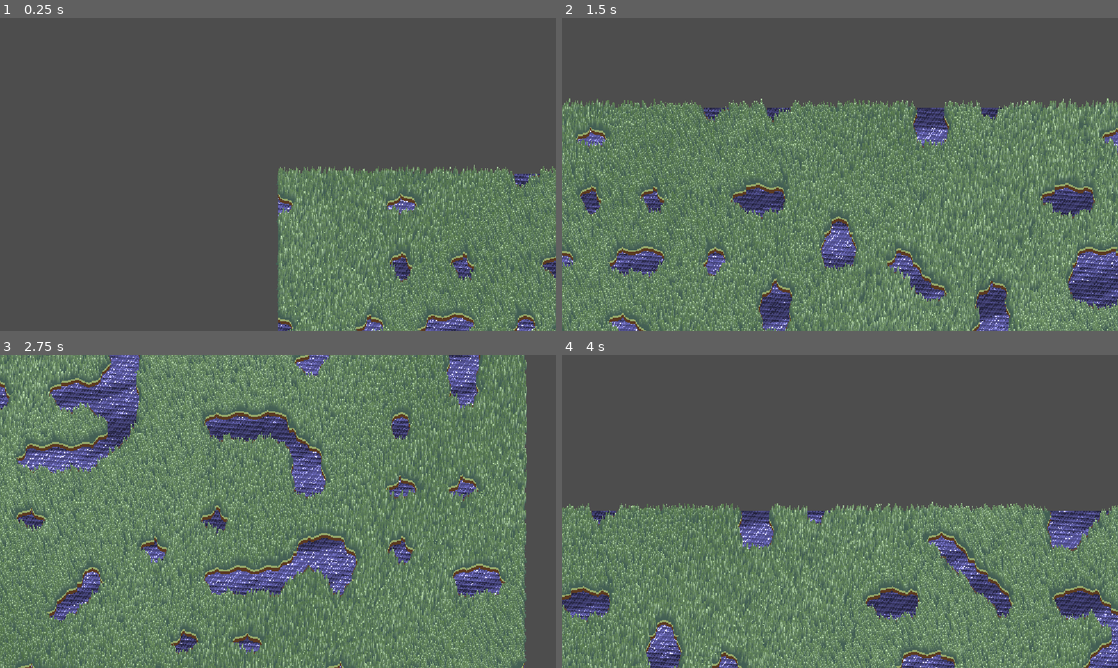
Above: before the commit, frames 1-4 (two rows, left to right).
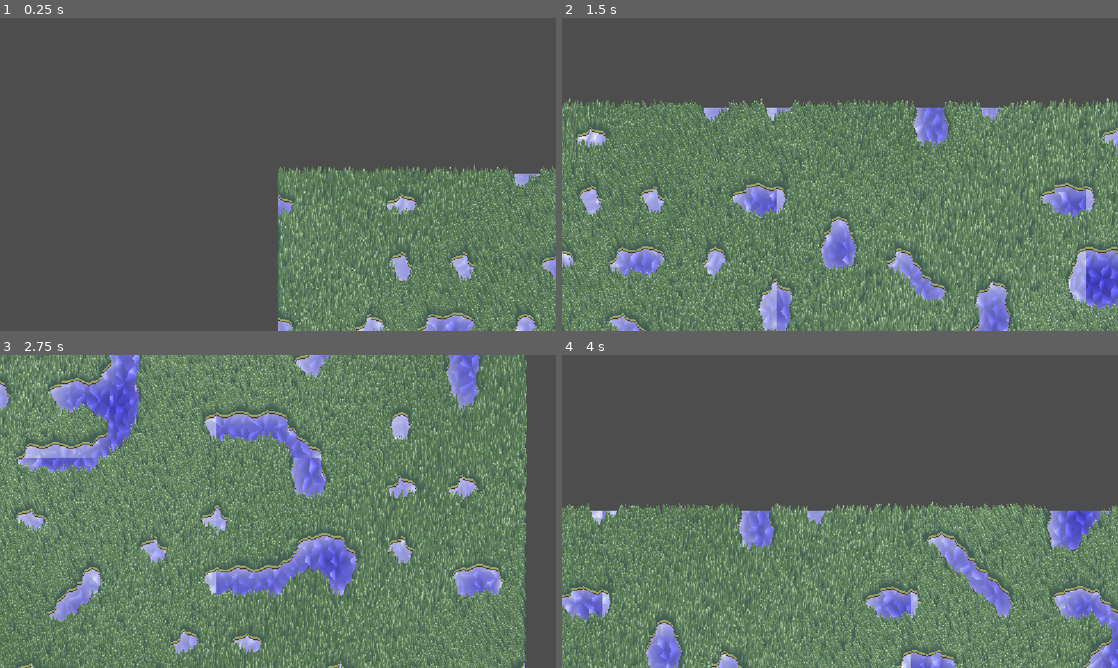
Above: after the commit, the same moments.

Repository: Glitch752/FarmAndFortune
Game: Godot game, scene res://scenes/Level.tscn
Same seed, same stepped clock (60 frames per second), same inputs: the game is played once before the commit and once after it.
Inputs:
- Up to frame 1 (0.25 s): no input
- Up to frame 2 (1.5 s): tap Enter at 0.5 s; hold D (move_right) 0.53-1.28 s; tap Alt at 0.6 s; hold S (move_down) from 1.28 s (still down); tap Shift at 1.35 s
- Up to frame 3 (2.75 s): release S (move_down) at 2.03 s; hold D (move_right) from 2.03 s (still down); tap Alt at 2.1 s
- Up to frame 4 (4 s): release D (move_right) at 2.78 s; hold W (move_up) 2.78-3.53 s; tap Shift at 2.85 s; hold A (move_left) from 3.53 s (still down); tap Alt at 3.6 s

The runs differ from the first frame. In frame 1, 1.4% of the frame differs, in the area x 50-100%, y 49-100%; in frame 2, 7.4%; in frame 3, 11%, in the area x 0-95%, y 0-100%; in frame 4, 6.0%.

Commit message:
Foam and a bunch of other visual improvements

Diff:
--- a/world/chunks/water/water.gdshader
+++ b/graphics/water.gdshader
@@ -4,6 +4,8 @@
 // // but here we don't rely on external textures.
 
 // uniform sampler3D worley_texture;
+
+// #include "res:///graphics/pixelate.gdshaderinc"
 
 // // NOTE: Per https://github.com/godotengine/godot/issues/81627,
 // // you must add a 1x1 texture to any polygon this is used on...
@@ -105,98 +107,117 @@
 // uniform vec3 WATER_LIGHT_COLOR: source_color = vec3(0.565, 0.803, 0.925);
 // uniform vec2 UV_OFFSET = vec2(0.0, 0.0);
 
-// const float WATER_COLOR_STEPS = 100.0;
+// const float WATER_COLOR_STEPS = 5.0;
 
 // vec3 makeWater(vec2 p) {
 //     float rz = dualfbm(p);
 
 // 	float intensity = min(1.5, 0.1 / rz);
-//     vec3 col = mix(
-//         WATER_BASE_COLOR, WATER_LIGHT_COLOR,
-//         floor(intensity * WATER_COLOR_STEPS) / WATER_COLOR_STEPS
-//     );
+//     // intensity = floor(intensity * WATER_COLOR_STEPS) / WATER_COLOR_STEPS;
+//     vec3 col = mix(WATER_BASE_COLOR, WATER_LIGHT_COLOR, intensity);
 //     return col;
 // }
 
 
 // void fragment() {
-//     COLOR = vec4(makeWater((UV + UV_OFFSET) * 15.0), 1.0);
-// }
-
-
-
-
-
+//     COLOR = vec4(makeWater((pixelate(UV + UV_OFFSET, 150.0)) * 15.0), 1.0);
+// }
 
 
 shader_type canvas_item;
 
 uniform vec3 WATER_BASE_COLOR: source_color = vec3(0.267, 0.545, 0.745);
 uniform vec2 UV_OFFSET = vec2(0.0, 0.0);
-
-// Fake 2D "sun" direction projected into 3D normal space
-// (normalized)
-uniform vec2 sun_dir_2d = vec2(0.6, -0.4);
-
-float get_wave_coord(vec2 uv, vec2 direction) {
-    return uv.x * direction.x + uv.y * direction.y;
+uniform sampler2D FOAM_TEXTURE: hint_default_black;
+
+float random(vec2 st) {
+    return fract(sin(dot(st, vec2(12.9898, 78.233))) * 43758.5453123);
 }
 
-vec3 sine_normal(vec2 uv, float frequency, float amplitude, float rotation, float time) {
-    vec2 direction = vec2(sin(rotation), cos(rotation));
-    float coord = get_wave_coord(uv, direction);
-
-    vec2 normal2 = frequency * amplitude * direction * cos(coord * frequency + time);
-    return vec3(normal2.x, 0.0, normal2.y);
+vec2 random2(vec2 p) {
+    return fract(
+        sin(vec2(
+            dot(p, vec2(127.1, 311.7)),
+            dot(p, vec2(269.5, 183.3))
+        )) * 43758.5453
+    );
 }
 
-vec3 steep_sine_normal(vec2 uv, float frequency, float amplitude, float rotation, float time) {
-    vec2 direction = vec2(sin(rotation), cos(rotation));
-    float coord = get_wave_coord(uv, direction);
-
-    float steepness = 2.0;
-    float h = pow((sin(coord * frequency + time) + 1.0) * 0.5,
-                  max(1.0, steepness - 1.0));
-
-    vec2 normal2 = direction * steepness * frequency * amplitude * h *
-                   cos(coord * frequency + time);
-
-    return vec3(normal2.x, 0.0, normal2.y);
+void fragment() {
+    vec2 st = (UV + UV_OFFSET - TIME * vec2(-0.005, -0.005)) * 25.0;
+
+    vec2 i_st = floor(st);
+    vec2 f_st = fract(st);
+
+    float m_dist = 8.0;
+    float m_angle = 0.0;
+    vec2 mb = vec2(0.0);
+    vec2 mr = vec2(0.0);
+
+    // First pass
+    for(int y = -1; y <= 1; y++) {
+        for(int x = -1; x <= 1; x++) {
+            vec2 neighbor = vec2(float(x), float(y));
+            vec2 point = random2(i_st + neighbor);
+
+            point = 0.5 + 0.5 * sin(0.5 * TIME + 6.2831 * point);
+
+            vec2 diff = neighbor + point - f_st;
+            float dist = dot(diff, diff);
+
+            if(dist < m_dist) {
+                m_dist = dist;
+                m_angle = atan(diff.y, diff.x);
+                mb = neighbor;
+                mr = diff;
+            }
+        }
+    }
+
+    // second pass
+    m_dist = 8.0;
+    vec2 nb = vec2(0.0);
+    vec2 nr = vec2(0.0);
+
+    for(int y = -2; y <= 2; y++) {
+        for(int x = -2; x <= 2; x++) {
+
+            vec2 neighbor = mb + vec2(float(x), float(y));
+            vec2 point = random2(i_st + neighbor);
+            point = 0.5 + 0.5 * sin(0.5 * TIME + 6.2831 * point);
+
+            vec2 diff = neighbor + point - f_st;
+            float dist = dot(0.5 * (mr + diff), normalize(diff - mr));
+
+            if (dist < m_dist) {
+                m_dist = dist;
+                nb = point;
+                nr = 0.5 * (diff - mr);
+            }
+        }
+    }
+
+    float n_dist = m_dist / 1.0;
+    float c_id = random(i_st + mb);
+
+    float th = 0.35 * 0.5 * (sin(TIME + 101.0 * c_id) + 1.0);
+
+    float height = step(th, n_dist) * (n_dist - th) * (length(nr) - th);
+    vec3 normal = normalize(vec3(n_dist * nr, 1.0));
+
+    vec3 light_dir = normalize(vec3(0.9, 0.0, 0.5));
+    float t1 = clamp(dot(light_dir, normal), 0.45, 1.0);
+    t1 *= t1;
+    t1 *= 5.;
+    t1 += 0.1;
+
+    // Foam calculation
+    float foam = texture(FOAM_TEXTURE, UV).r * (0.5 + height) * 1.5;
+
+    vec3 foam_color = vec3(0.95, 0.98, 1.0); // light foam color
+    vec3 water_color = t1 * WATER_BASE_COLOR;
+
+    vec3 final_color = mix(water_color, foam_color, foam);
+
+    COLOR = vec4(final_color, 1.0);
 }
-
-const int SUM_OF_SINES_ITERATIONS = 6;
-
-vec3 get_water_normal(vec2 uv) {
-    vec3 normal = vec3(0.0);
-    float frequency = 20.0;
-    float amplitude = 1.0;
-    float rotation = 0.0;
-    float time = TIME / 4.0;
-
-    for(int i = 0; i < SUM_OF_SINES_ITERATIONS; i++) {
-        normal += steep_sine_normal(uv, frequency, amplitude, rotation, time);
-
-        frequency *= 2.5;
-        amplitude /= 2.5;
-        rotation += 0.2;
-        rotation *= 1.1;
-        time *= 1.6;
-    }
-
-    return normalize(normal);
-}
-
-void fragment() {
-    vec2 uv = UV + UV_OFFSET;
-
-    vec3 normal = get_water_normal(uv);
-
-    vec3 light_dir = normalize(vec3(sun_dir_2d.x, 0.0, sun_dir_2d.y));
-
-    float light_dot = dot(normal, light_dir);
-
-    float diffuse = clamp(light_dot * 0.3 + 0.6, 0.0, 1.0);
-    float specular = pow(max(light_dot, 0.0), 32.0) * 0.5;
-
-    COLOR = vec4(WATER_BASE_COLOR * diffuse + specular, 1.0);
-}
--- a/scenes/Chunk.tscn
+++ b/scenes/Chunk.tscn
@@ -1,17 +1,16 @@
 [gd_scene load_steps=10 format=3 uid="uid://brwdoqe1trhyn"]
 
 [ext_resource type="Script" uid="uid://qelv7y1ox7hi" path="res://world/chunks/chunk.gd" id="1_hq0pm"]
-[ext_resource type="Shader" uid="uid://b5yvihuuu18ex" path="res://world/chunks/water/water.gdshader" id="2_o3c2t"]
-[ext_resource type="Shader" uid="uid://d4kd5qbqrpmuo" path="res://world/chunks/grass/grass.gdshader" id="2_unaa7"]
+[ext_resource type="Shader" uid="uid://b5yvihuuu18ex" path="res://graphics/water.gdshader" id="2_o3c2t"]
+[ext_resource type="Shader" uid="uid://d4kd5qbqrpmuo" path="res://graphics/grass.gdshader" id="2_unaa7"]
 [ext_resource type="Script" uid="uid://c1u7imhx7fpqr" path="res://world/chunks/water/water.gd" id="3_gbv6n"]
 [ext_resource type="Script" uid="uid://clbtc4i2fpg6c" path="res://world/chunks/grass/grass.gd" id="3_hq0pm"]
 [ext_resource type="Texture2D" uid="uid://gvliporbv7td" path="res://world/chunks/grass/noiseTexture.png" id="3_unaa7"]
 
 [sub_resource type="ShaderMaterial" id="ShaderMaterial_gbv6n"]
 shader = ExtResource("2_o3c2t")
-shader_parameter/WATER_BASE_COLOR = Color(0.47088656, 0.4648, 0.83, 1)
+shader_parameter/WATER_BASE_COLOR = Color(0.20708989, 0.20059997, 0.59, 1)
 shader_parameter/UV_OFFSET = Vector2(0, 0)
-shader_parameter/sun_dir_2d = Vector2(0.6, -0.4)
 
 [sub_resource type="PlaceholderTexture2D" id="PlaceholderTexture2D_xtyve"]
 
@@ -39,11 +38,11 @@
 
 [node name="Dirt" type="MeshInstance2D" parent="GroundMeshes"]
 modulate = Color(0.35686275, 0.22745098, 0.1254902, 1)
-position = Vector2(0, 2.5)
+position = Vector2(0, 1.5)
 
 [node name="Dirt2" type="MeshInstance2D" parent="GroundMeshes"]
 modulate = Color(0.36, 0.28860003, 0.234, 1)
-position = Vector2(0, -1)
+position = Vector2(0, -0.5)
 
 [node name="Sand" type="MeshInstance2D" parent="GroundMeshes"]
 modulate = Color(0.58267003, 0.66, 0.4158, 1)
--- a/world/chunks/chunk.gd
+++ b/world/chunks/chunk.gd
@@ -2,6 +2,13 @@
 
 var chunk_position: Vector2i = Vector2i.ZERO
 var chunk_data: MapChunk
+
+var size: Vector2:
+    get:
+        return Vector2(
+            MapSingleton.CHUNK_SIZE * MapSingleton.TILE_SIZE,
+            MapSingleton.CHUNK_SIZE * MapSingleton.TILE_SIZE
+        )
 
 const JAGGED_STRENGTH: float = 0.1 # how much the edges stick out
 const JAGGED_DETAIL: int = 8 # how many extra points per edge
--- a/world/chunks/water/water.gd
+++ b/world/chunks/water/water.gd
@@ -4,9 +4,54 @@
 
 @onready var chunk: Node2D = $".."
 
+const FOAM_TEXTURE_SIZE: int = 32
+
 func _ready() -> void:
     material = material.duplicate()
     (material as ShaderMaterial).set_shader_parameter("UV_OFFSET", chunk.chunk_position)
+
+    var foam_image = generate_foam_texture()
+    var foam_texture = ImageTexture.create_from_image(foam_image)
+    (material as ShaderMaterial).set_shader_parameter("FOAM_TEXTURE", foam_texture)
+
+
+func generate_foam_texture(size: int = FOAM_TEXTURE_SIZE, blur_radius: int = 2) -> Image:
+    var foam_image = Image.create(size, size, false, Image.FORMAT_R8)
+
+    # set pixels to white where there is grass
+    for y in size:
+        for x in size:
+            var local_pos = Vector2(x, y) * (chunk.size / float(size))
+            if chunk.check_grass_at_position(local_pos):
+                foam_image.set_pixel(x, y, Color.WHITE)
+            else:
+                foam_image.set_pixel(x, y, Color.BLACK)
+
+    # blur outward (simple box blur)
+    for i in blur_radius:
+        foam_image = _blur_image(foam_image)
+
+    return foam_image
+
+func _blur_image(image: Image) -> Image:
+    var size = image.get_size()
+    var blurred = Image.create(size.x, size.y, false, Image.FORMAT_R8)
+
+    for y in size.y:
+        for x in size.x:
+            var sum = 0.0
+            var count = 0
+            for dy in [-1, 0, 1]:
+                for dx in [-1, 0, 1]:
+                    var nx = x + dx
+                    var ny = y + dy
+                    if nx >= 0 and nx < size.x and ny >= 0 and ny < size.y:
+                        sum += image.get_pixel(nx, ny).r
+                        count += 1
+            blurred.set_pixel(x, y, Color(sum / count, 0, 0, 1))
+
+    return blurred
+
 
 
 @export_tool_button("Create 3D noise texture")
Renamed: world/chunks/grass/grass.gdshader -> graphics/grass.gdshader
Renamed: world/chunks/grass/grass.gdshader.uid -> graphics/grass.gdshader.uid
Not shown, added: graphics/pixelate.gdshaderinc
Not shown, added: graphics/pixelate.gdshaderinc.uid
Renamed: world/chunks/water/water.gdshader.uid -> graphics/water.gdshader.uid
